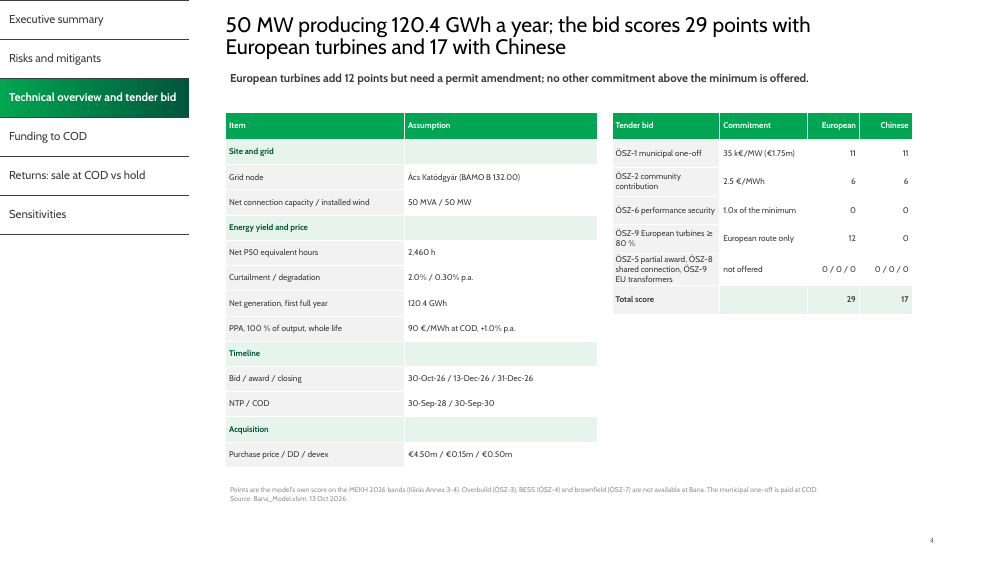
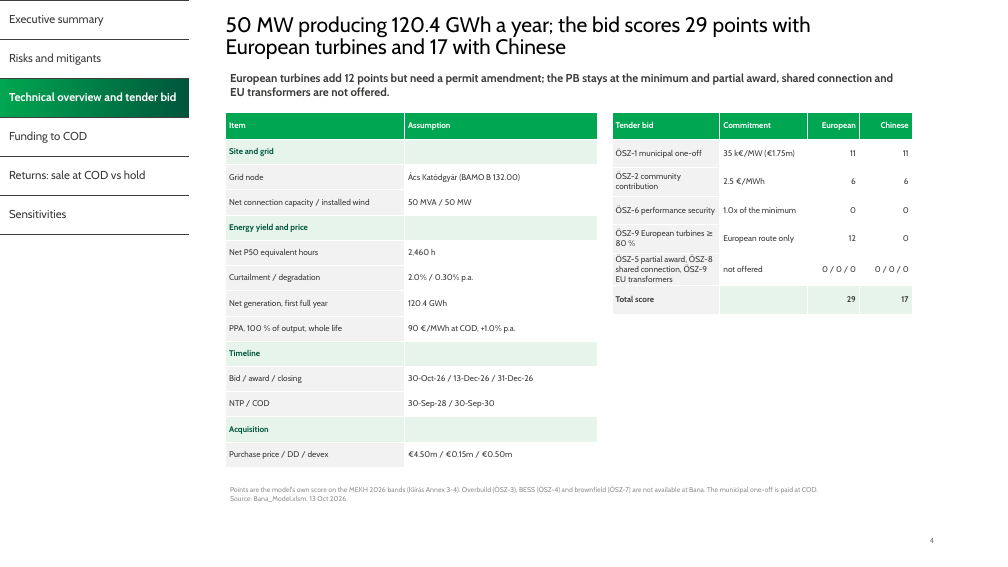
Before and after one commit to ZalanZad/FEP_modeller, a slide deck: slide 4 of projects/bana/out/Bana_IC.pptx. Drawn at 1008x567 pixels with LibreOffice and Linux fonts; fonts in the diff are those of the drawing; background and template pictures are left out. Boxes give left, top, right and bottom in pixels: in the first picture for what was removed or moved away, otherwise in the second. Text is boxed around its words. In the diff, an @@ line names an element or a change of style, - is before the commit and + after.

```diff
--- a/projects/bana/out/Bana_IC.pptx
+++ b/projects/bana/out/Bana_IC.pptx
@@ text at bbox=[230, 73, 894, 96]: text changed @@
-European turbines add 12 points but need a permit amendment; no other commitment above the minimum is offered.
+European turbines add 12 points but need a permit amendment; the PB stays at the minimum and partial award, shared connection and EU transformers are not offered.
```
Also in this commit, not shown: 4 other slides changed, 10 other files.
